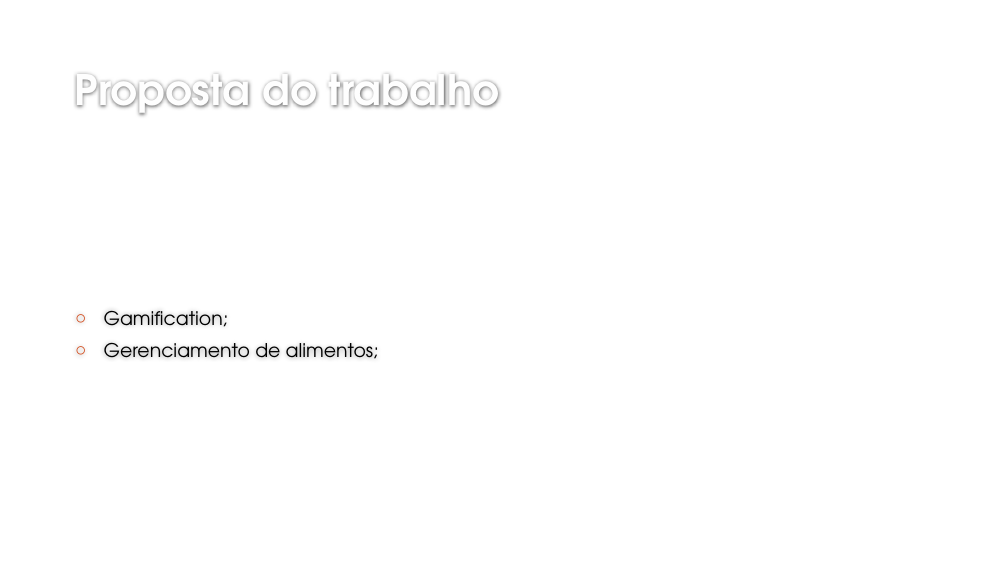
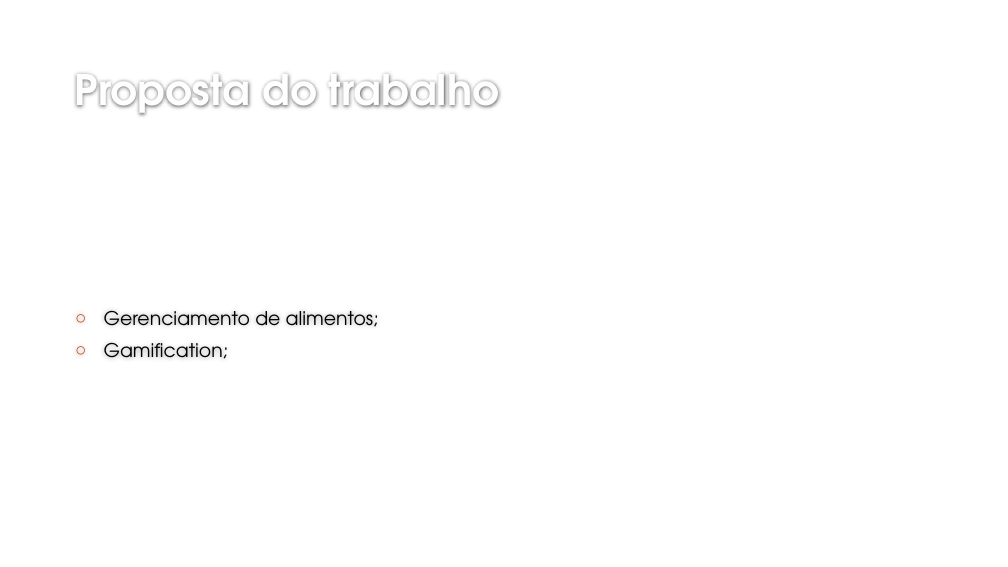
Before and after one commit to leandroGenios/TCC, a slide deck: slide 4 of Nova pasta/MAIS PRATOS.pptx. Drawn at 1008x567 pixels with LibreOffice and Linux fonts; fonts in the diff are those of the drawing; background and template pictures are left out. Boxes give left, top, right and bottom in pixels: in the first picture for what was removed or moved away, otherwise in the second. Text is boxed around its words. In the diff, an @@ line names an element or a change of style, - is before the commit and + after.

```diff
--- a/Nova pasta/MAIS PRATOS.pptx
+++ b/Nova pasta/MAIS PRATOS.pptx
@@ text at box(104, 310, 379, 327): paragraph added @@
+○ Gerenciamento de alimentos;
@@ text at box(104, 342, 379, 359): paragraph removed @@
-○ Gerenciamento de alimentos;
```
Also in this commit, not shown: 1 other slide changed, 4 other files.
